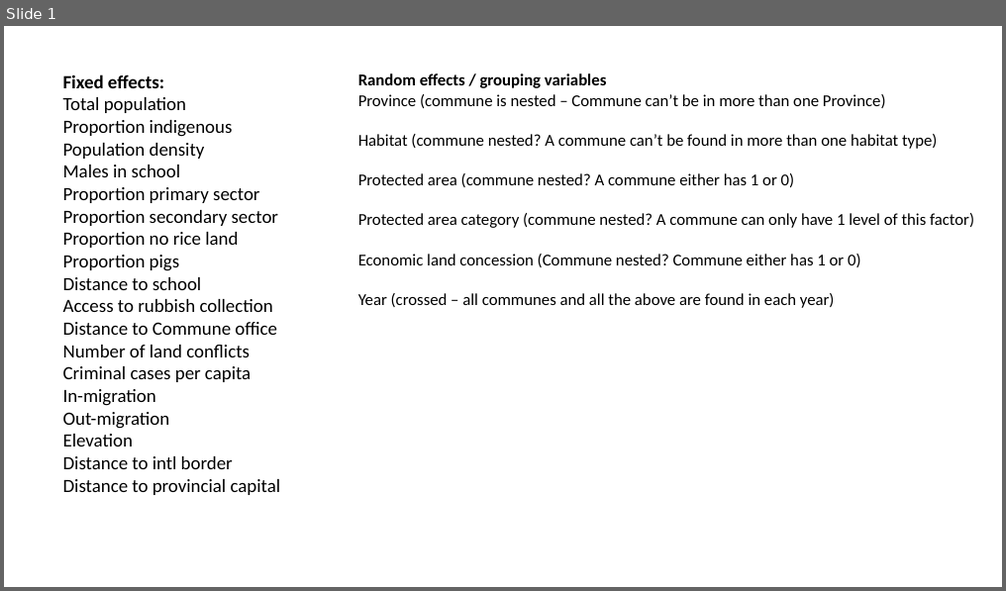
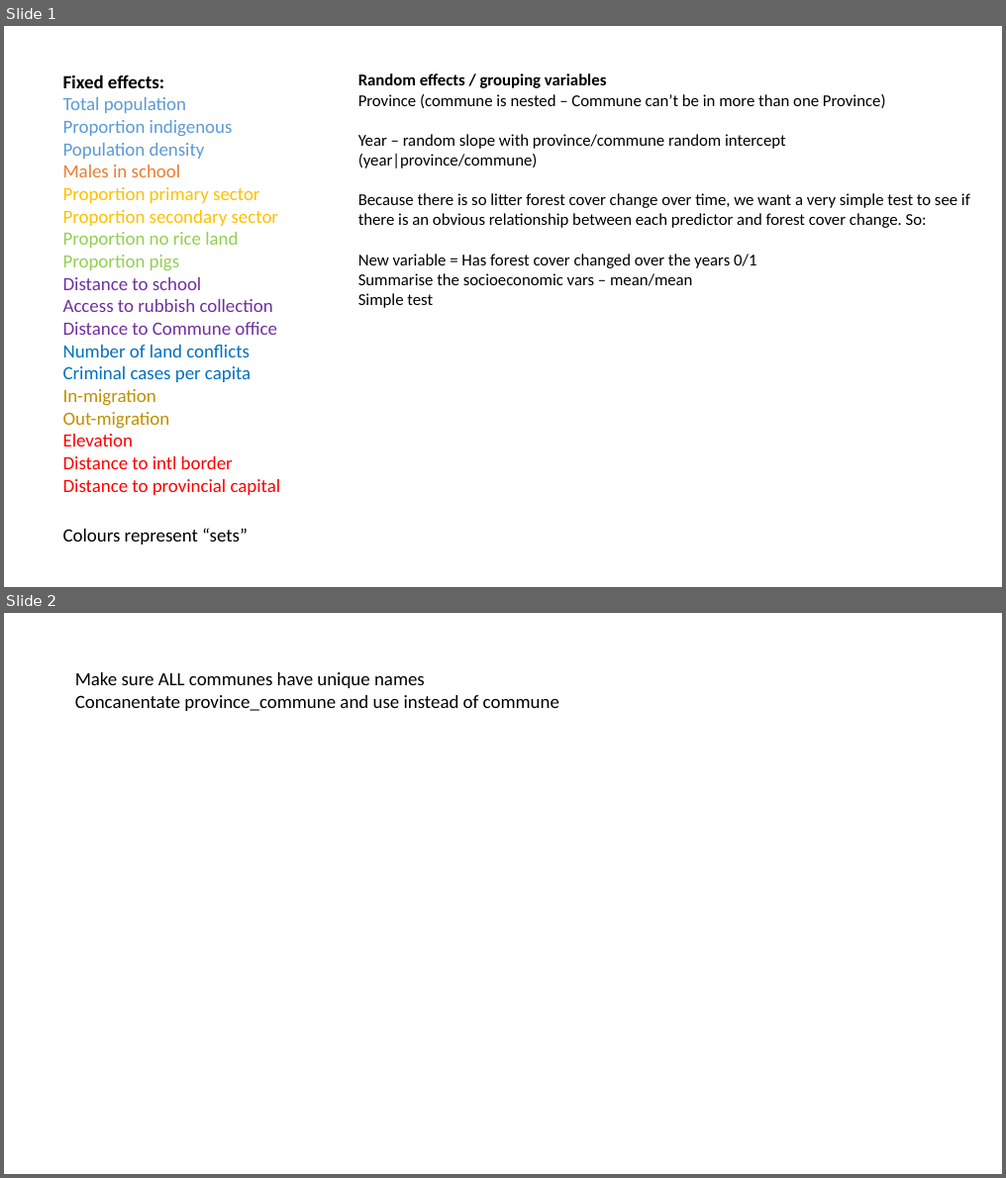
Before and after one commit to mattnuttall00/PhD_Chapter1, a slide deck: mixed_model_structures.pptx. Shown one above the other, each under a label of ours: slide 1 before the commit, slides 1 and 2 after it. The pictures are 1006x591 and 1006x1178 pixels, drawn with LibreOffice and Linux fonts; fonts in the diff are those of the drawing. Boxes give left, top, right and bottom in pixels: in the first picture for what was removed or moved away, otherwise in the second. Text is boxed around its words. In the diff, an @@ line names an element or a change of style, - is before the commit and + after.

```diff
--- a/mixed_model_structures.pptx
+++ b/mixed_model_structures.pptx
@@ slide 2 added at box(4, 613, 1002, 1174), background #FFFFFF @@
@@ text added at box(75, 672, 559, 711), 18 pt, text #000000 @@
+Make sure ALL communes have unique names
+Concanentate province_commune and use instead of commune
@@ slide 1 changed as well @@
@@ text at box(63, 97, 281, 495): text colour #000000 to #5B9BD5 in "Total population", "Proportion indigenous", "Population density"; text colour #000000 to #ED7D31 in "Males in school"; text colour #000000 to #FFC000 in "Proportion primary sector", "Proportion secondary sector"; text colour #000000 to #92D050 in "Proportion no rice land", "Proportion pigs"; text colour #000000 to #7030A0 in "Distance to school", "Access to rubbish collection", "Distance to Commune office"; text colour #000000 to #0070C0 in "Number of land conflicts", "Criminal cases per capita"; text colour #000000 to #BF9000 in "In-migration", "Out-migration"; text colour #000000 to #FF0000 in "Elevation", "Distance to intl border", "Distance to provincial capital" @@
@@ text at box(358, 134, 970, 308): text changed @@
-Habitat (commune nested? A commune can’t be found in more than one habitat type)
-Protected area (commune nested? A commune either has 1 or 0)
-Protected area category (commune nested? A commune can only have 1 level of this factor)
-Economic land concession (Commune nested? Commune either has 1 or 0)
-Year (crossed – all communes and all the above are found in each year)
+Year – random slope with province/commune random intercept
+(year|province/commune)
+Because there is so litter forest cover change over time, we want a very simple test to see if there is an obvious relationship between each predictor and forest cover change. So:
+New variable = Has forest cover changed over the years 0/1
+Summarise the socioeconomic vars – mean/mean
+Simple test
@@ text added at box(63, 528, 248, 545), 18 pt, text #000000 @@
+Colours represent “sets”
```
Also in this commit, not shown: 3 other slides changed, 2 other slides added, 1 other file.
